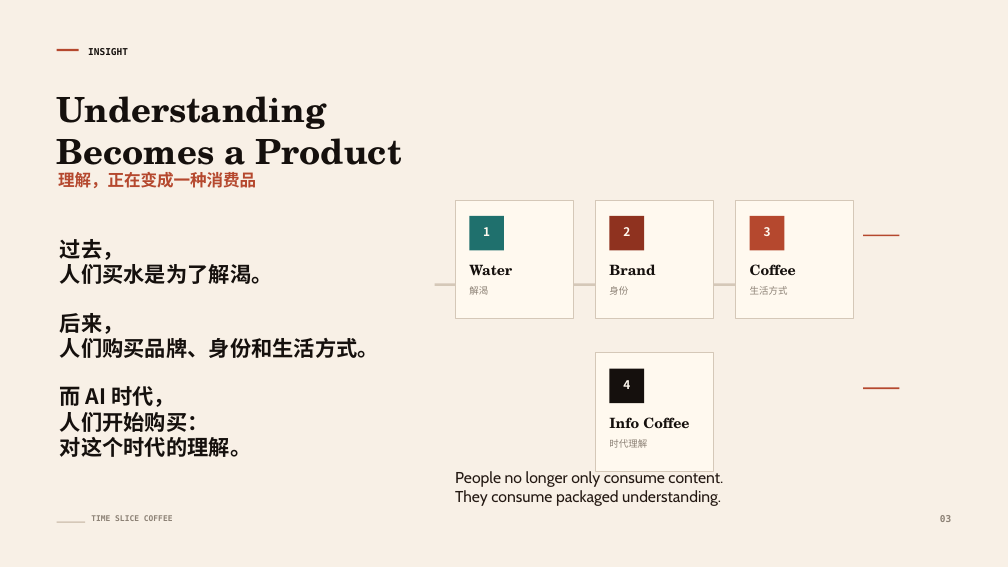
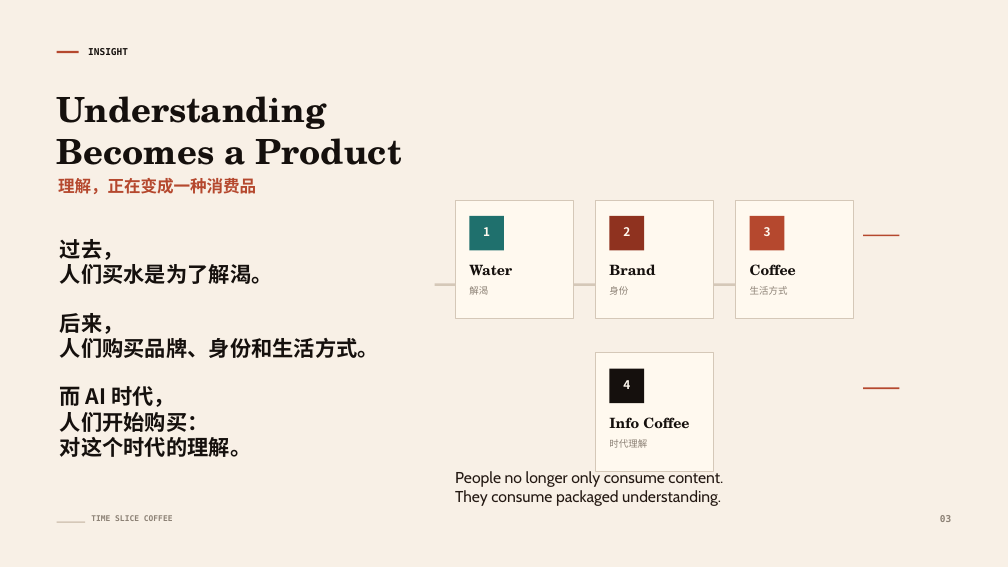
Before and after one commit to AcngAcng/qingsong-time-slice-coffee, a slide deck: slide 3 of pitch-deck/Time_Slice_Coffee_Hackathon_Pitch_Deck.pptx. Drawn at 1008x567 pixels with LibreOffice and Linux fonts; fonts in the diff are those of the drawing. Boxes give left, top, right and bottom in pixels: in the first picture for what was removed or moved away, otherwise in the second. Text is boxed around its words. In the diff, an @@ line names an element or a change of style, - is before the commit and + after.

```diff
--- a/pitch-deck/Time_Slice_Coffee_Hackathon_Pitch_Deck.pptx
+++ b/pitch-deck/Time_Slice_Coffee_Hackathon_Pitch_Deck.pptx
@@ text "理解，正在变成一种消费品": place and size @@
-text "理解，正在变成一种消费品" at (58, 172, 256, 188)
+text "理解，正在变成一种消费品" at (58, 178, 256, 194)
```
Also in this commit, not shown: 6 other slides changed, 22 other files.
